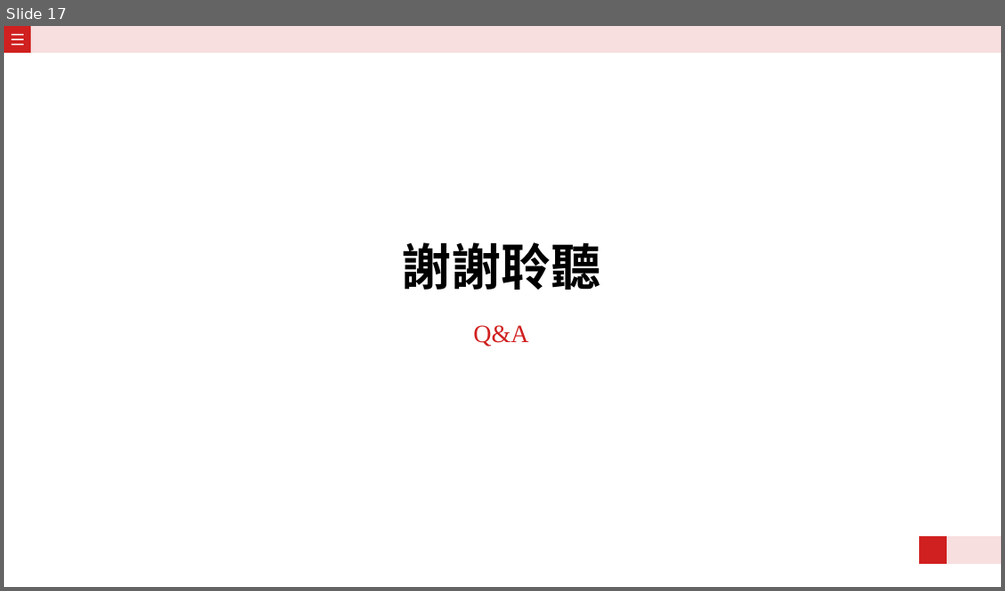
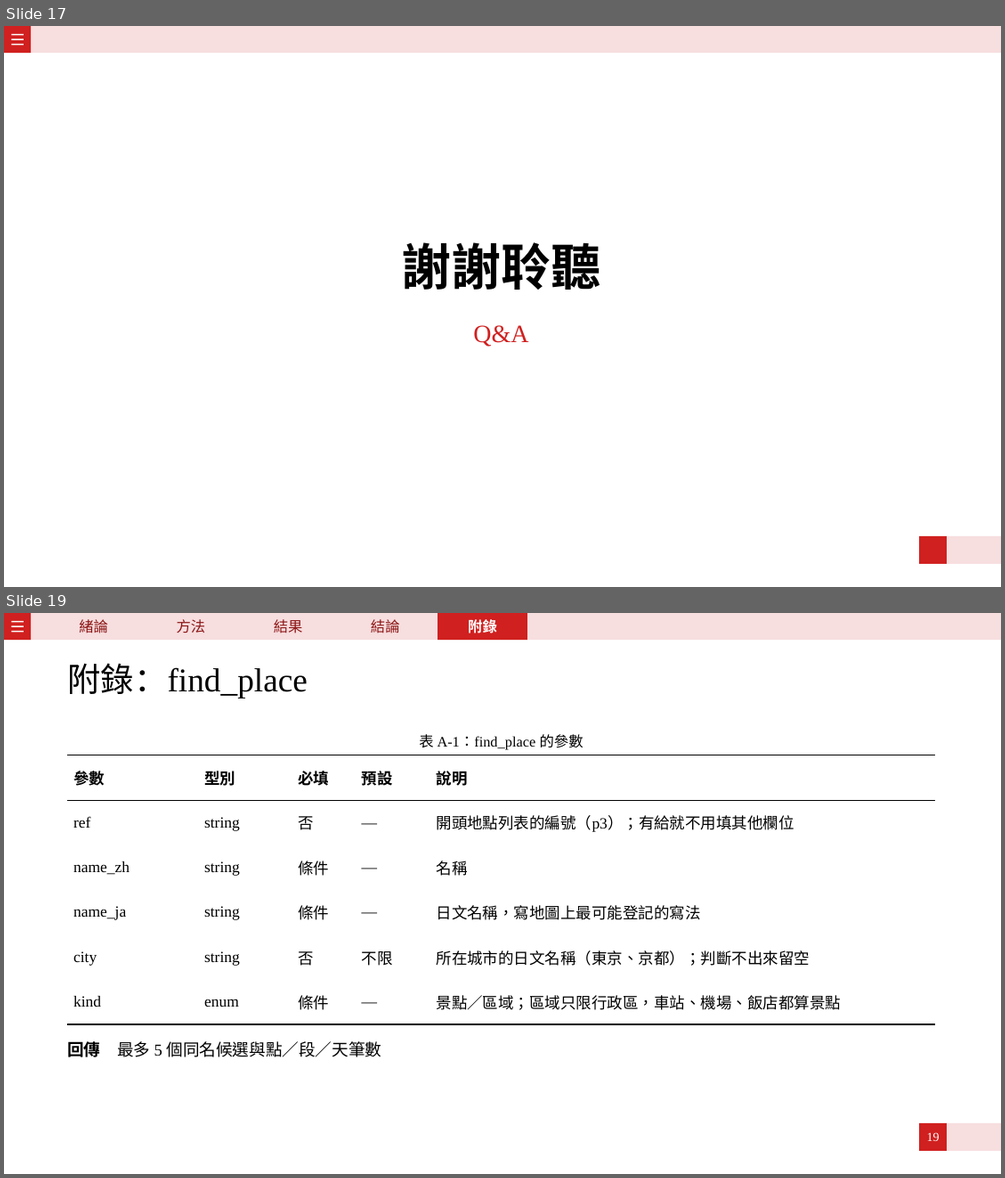
Before and after one commit to tso0216/ST-RAG, a slide deck: slide.pptx. Shown one above the other, each under a label of ours: slide 17 before the commit, slides 17 and 19 after it; the slides between them are not shown. The pictures are 1005x591 and 1005x1178 pixels, drawn with LibreOffice and Linux fonts; fonts in the diff are those of the drawing. Boxes give left, top, right and bottom in pixels: in the first picture for what was removed or moved away, otherwise in the second. Text is boxed around its words. In the diff, an @@ line names an element or a change of style, - is before the commit and + after.

```diff
--- a/slide.pptx
+++ b/slide.pptx
@@ slide 19 added at <box>4,613,1001,1174</box>, background #FFFFFF; not listed: 7 template elements that a slide beside it also shows @@
@@ text added at <box>79,619,108,633</box>, 14 pt, text #8C1515 @@
+緒論
@@ text added at <box>177,619,206,633</box>, 14 pt, text #8C1515 @@
+方法
@@ text added at <box>274,619,303,633</box>, 14 pt, text #8C1515 @@
+結果
@@ text added at <box>371,619,400,633</box>, 14 pt, text #8C1515 @@
+結論
@@ rectangle added at <box>437,613,527,640</box>, fill #D0201F, 14 pt, text #FFFFFF, bold @@
+附錄
@@ title added at <box>67,663,307,698</box>, 32 pt, text #000000 @@
+附錄：find_place
@@ text added at <box>419,734,583,750</box>, 14 pt, text #000000 @@
+表 A-1：find_place 的參數
@@ table added at <box>67,755,935,1024</box>, 6 rows, 5 columns @@
+參數 | 型別 | 必填 | 預設 | 說明
+ref | string | 否 | — | 開頭地點列表的編號（p3）；有給就不用填其他欄位
+name_zh | string | 條件 | — | 名稱
+name_ja | string | 條件 | — | 日文名稱，寫地圖上最可能登記的寫法
+city | string | 否 | 不限 | 所在城市的日文名稱（東京、京都）；判斷不出來留空
+kind | enum | 條件 | — | 景點／區域；區域只限行政區，車站、機場、飯店都算景點
@@ text added at <box>67,1038,382,1061</box>, 16 pt, text #000000 @@
+回傳 最多 5 個同名候選與點／段／天筆數
@@ page number added at <box>927,1132,939,1141</box>, 12 pt, text #FFFFFF @@
+19
```
Also in this commit, not shown: 13 other slides added, 19 other files.
